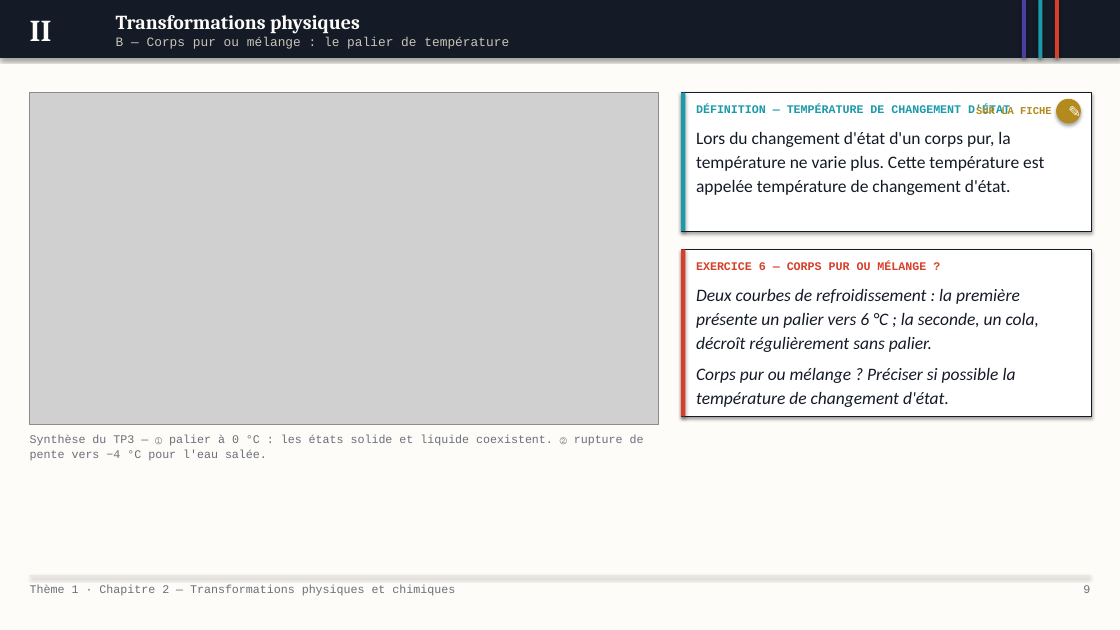
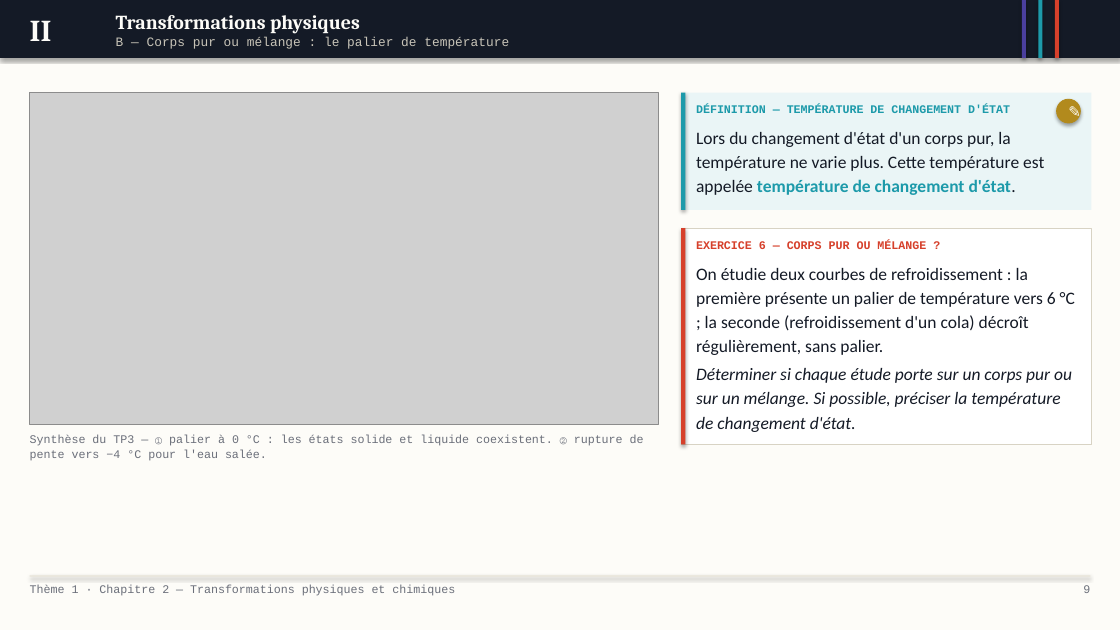
Before and after one commit to MVanHoorde/Site-Web-Portfolio, a slide deck: slide 9 of assets/pptx/pc/diaporama-2nde-t1c2.pptx. Drawn at 1120x630 pixels with LibreOffice and Linux fonts; fonts in the diff are those of the drawing; grey boxes stand for pictures. Boxes give left, top, right and bottom in pixels: in the first picture for what was removed or moved away, otherwise in the second. Text is boxed around its words. In the diff, an @@ line names an element or a change of style, - is before the commit and + after.

```diff
--- a/assets/pptx/pc/diaporama-2nde-t1c2.pptx
+++ b/assets/pptx/pc/diaporama-2nde-t1c2.pptx
@@ rectangle resized from (x1=681, y1=92, x2=686, y2=231) to (x1=681, y1=92, x2=686, y2=210) @@
@@ rectangle resized from (x1=681, y1=92, x2=1091, y2=231) to (x1=681, y1=92, x2=1091, y2=210) @@
@@ rectangle at (x1=681, y1=92, x2=1091, y2=210): fill #FFFFFF to #EAF5F6; outline #141A26 0.75 pt to none; shadow off @@
@@ text removed at (x1=976, y1=107, x2=1052, y2=114) @@
-SUR LA FICHE
@@ text "Lors du changement d'état d'un ..." at (x1=696, y1=132, x2=1044, y2=195): text colour #141A26 to #1D9AAA, bold on in "température de changement d'état." @@
@@ rectangle resized from (x1=681, y1=250, x2=686, y2=417) to (x1=681, y1=229, x2=686, y2=444) @@
@@ rectangle resized from (x1=681, y1=250, x2=1091, y2=417) to (x1=681, y1=229, x2=1091, y2=444) @@
@@ rectangle at (x1=681, y1=229, x2=1091, y2=444): outline #141A26 0.75 pt to #D8D3C4 0.75 pt; shadow off @@
@@ text "EXERCICE 6 — CORPS PUR ..." moved from (x1=696, y1=262, x2=926, y2=270) to (x1=696, y1=240, x2=926, y2=249) @@
@@ text added at (x1=696, y1=268, x2=1075, y2=355), 15 pt, text #141A26 @@
+On étudie deux courbes de refroidissement : la première présente un palier de température vers 6 °C ; la seconde (refroidissement d'un cola) décroît régulièrement, sans palier.
@@ text at (x1=696, y1=368, x2=1072, y2=432): text changed @@
-Deux courbes de refroidissement : la première présente un palier vers 6 °C ; la seconde, un cola, décroît régulièrement sans palier.
-Corps pur ou mélange ? Préciser si possible la température de changement d'état.
+Déterminer si chaque étude porte sur un corps pur ou sur un mélange. Si possible, préciser la température de changement d'état.
```
Also in this commit, not shown: 15 other slides changed, 13 other files.
